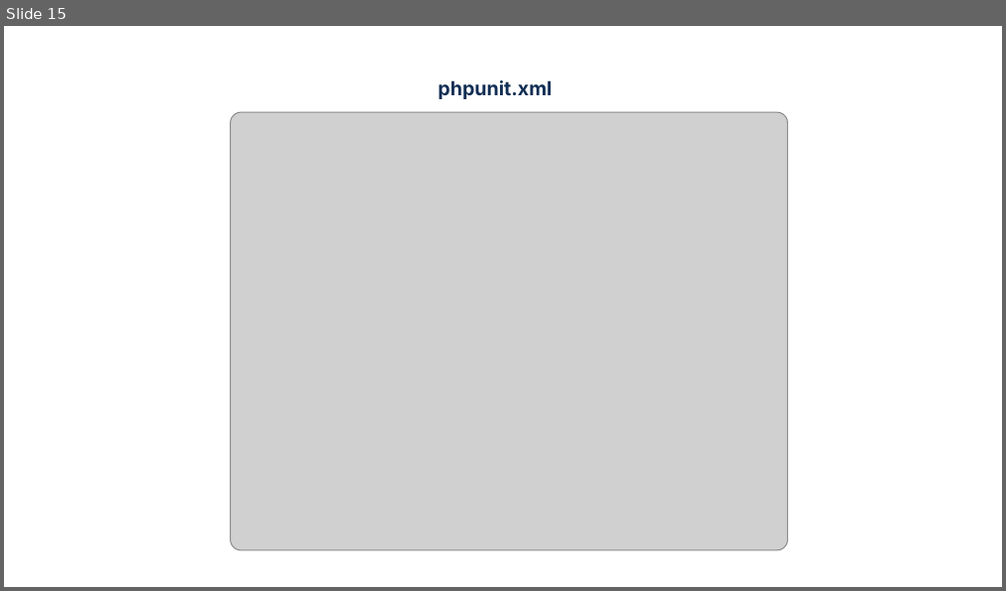
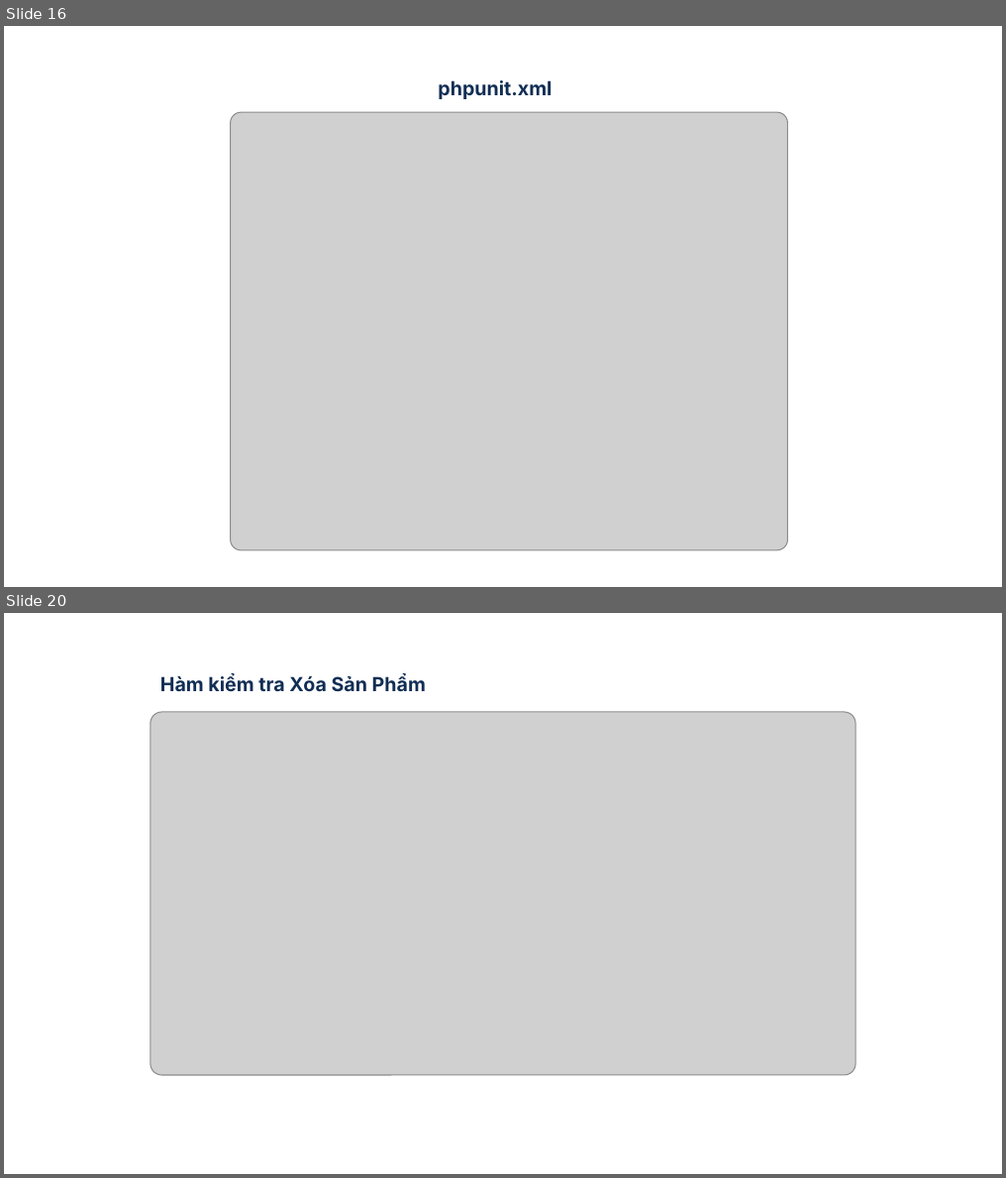
Before and after one commit to DangPhuongTay/KTMP, a slide deck: PPUnitTestNhom4.pptx. Shown one above the other, each under a label of ours: slide 15 before the commit, slides 16 and 20 after it; the slides between them are not shown. The pictures are 1006x591 and 1006x1178 pixels, drawn with LibreOffice and Linux fonts; fonts in the diff are those of the drawing; grey boxes stand for pictures. Boxes give left, top, right and bottom in pixels: in the first picture for what was removed or moved away, otherwise in the second. Text is boxed around its words. In the diff, an @@ line names an element or a change of style, - is before the commit and + after.

```diff
--- a/PPUnitTestNhom4.pptx
+++ b/PPUnitTestNhom4.pptx
@@ slide 20 added at [4, 613, 1002, 1174], background #FFFFFF @@
@@ text added at [160, 674, 426, 692], 14 pt, text #112E54, bold @@
+Hàm kiểm tra Xóa Sản Phẩm
@@ picture added at [151, 712, 856, 1075] @@
@@ what was slide 15 is now slide 16 @@
```
Also in this commit, not shown: 2 slides changed, 2 other slides added, 2 slides removed.
